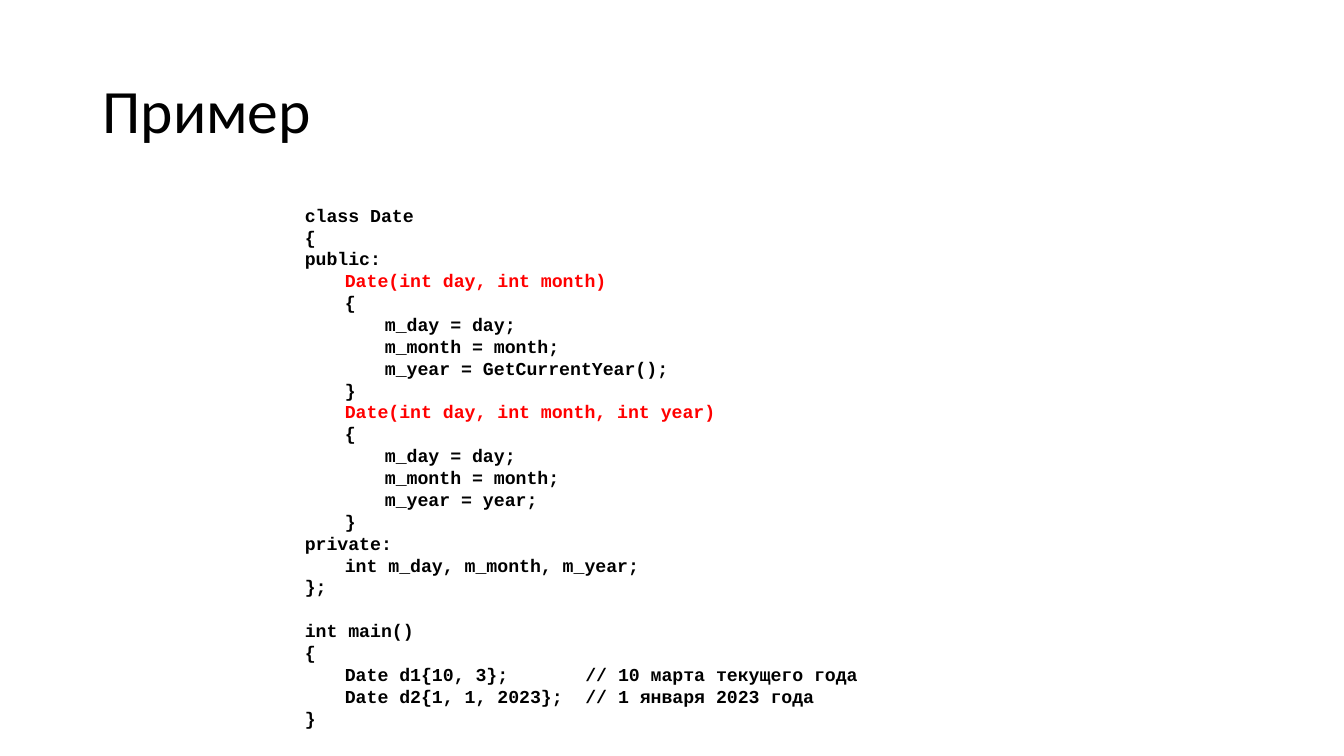
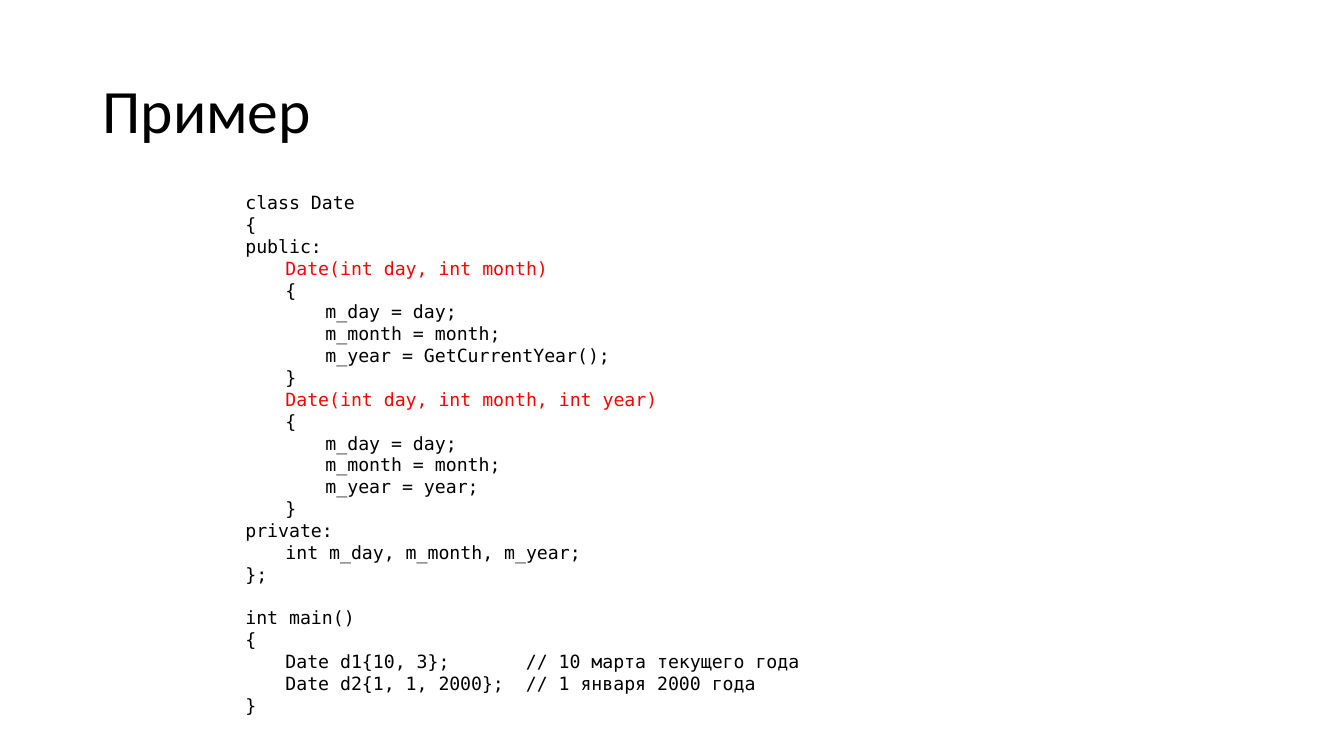
Before and after one commit to alexey-malov/oop, a slide deck: slide 69 of lectures/02/Основы ООП.pptx (slide 67 before the commit). Drawn at 1344x756 pixels with LibreOffice and Linux fonts; fonts in the diff are those of the drawing. Boxes give left, top, right and bottom in pixels: in the first picture for what was removed or moved away, otherwise in the second. Text is boxed around its words. In the diff, an @@ line names an element or a change of style, - is before the commit and + after.

```diff
--- a/lectures/02/Основы ООП.pptx
+++ b/lectures/02/Основы ООП.pptx
@@ text "class Date": place and size @@
-text "class Date" at (305,209,815,707)
+text "class Date" at (245,195,756,694)
@@ text at (245,195,658,671): font Courier New to DejaVu Sans Mono, bold off in "class Date", "{", "public:", "Date(int day, int month)" and 18 more places @@
@@ text at (285,676,756,694): text changed; font Courier New to DejaVu Sans Mono; bold off @@
-Date d2{1, 1, 2023}; // 1 января 2023 года
+Date d2{1, 1, 2000}; // 1 января 2000 года
```
Also in this commit, not shown: 13 other slides changed, 5 slides added, 7 other files.
